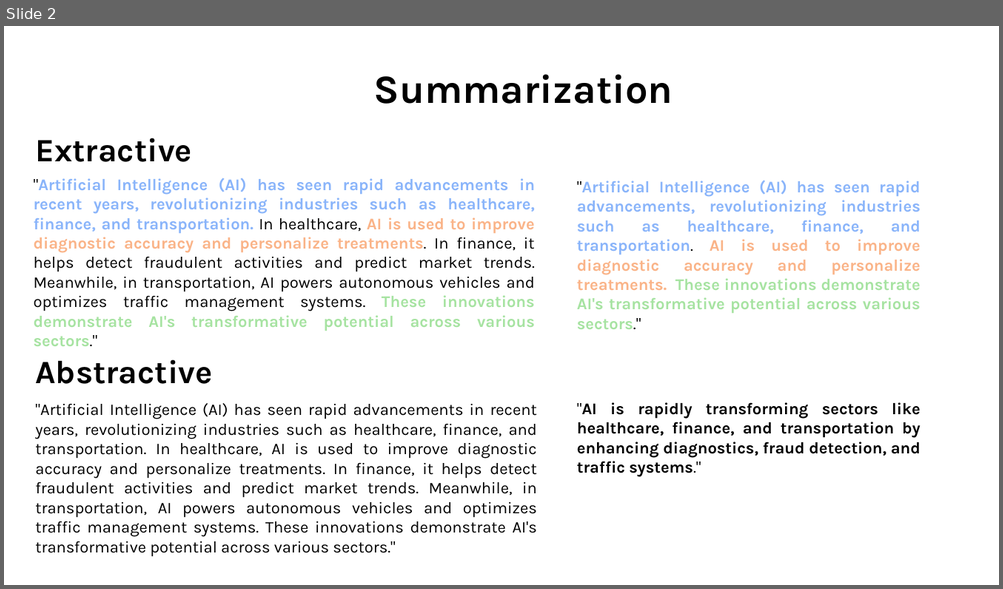
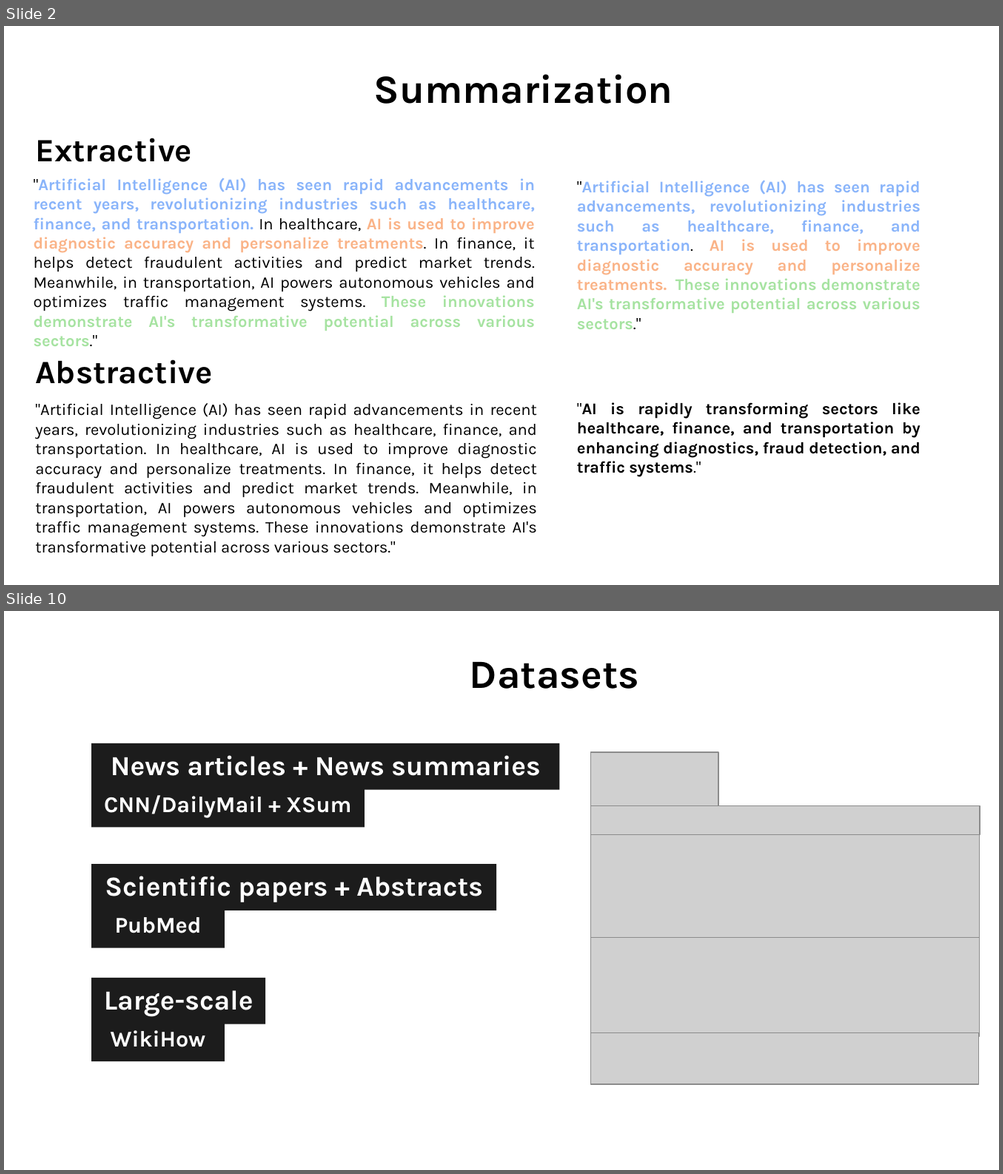
Before and after one commit to fcoelhomrc/abstractive-summarization, a slide deck: presentation/presentation.odp. Shown one above the other, each under a label of ours: slide 2 before the commit, slides 2 and 10 after it; the slides between them are not shown. The pictures are 1003x589 and 1003x1174 pixels, drawn with LibreOffice and Linux fonts; fonts in the diff are those of the drawing; grey boxes stand for pictures. Boxes give left, top, right and bottom in pixels: in the first picture for what was removed or moved away, otherwise in the second. Text is boxed around its words. In the diff, an @@ line names an element or a change of style, - is before the commit and + after.

```diff
--- a/presentation/presentation.odp
+++ b/presentation/presentation.odp
@@ slide 10 added at bbox=[4, 611, 999, 1170], background #FFFFFF @@
@@ text added at bbox=[469, 661, 639, 689], 32 pt, text #000000, bold @@
+Datasets
@@ rectangle added at bbox=[91, 743, 560, 791], fill #1C1C1C, 22 pt, text #FFFFFF, bold @@
+News articles + News summaries
@@ rectangle added at bbox=[91, 785, 364, 828], fill #1C1C1C, 18 pt, text #FFFFFF, bold @@
+CNN/DailyMail + XSum
@@ rectangle added at bbox=[91, 865, 497, 911], fill #1C1C1C, 22 pt, text #FFFFFF, bold @@
+Scientific papers + Abstracts
@@ rectangle added at bbox=[91, 906, 225, 948], fill #1C1C1C, 18 pt, text #FFFFFF, bold @@
+PubMed
@@ rectangle added at bbox=[91, 978, 266, 1025], fill #1C1C1C, 22 pt, text #FFFFFF, bold @@
+Large-scale
@@ rectangle added at bbox=[91, 1019, 225, 1062], fill #1C1C1C, 18 pt, text #FFFFFF, bold @@
+WikiHow
@@ group added at bbox=[591, 752, 979, 1085]: 5 pictures @@
```
Also in this commit, not shown: 6 other slides added, 1 other file.
